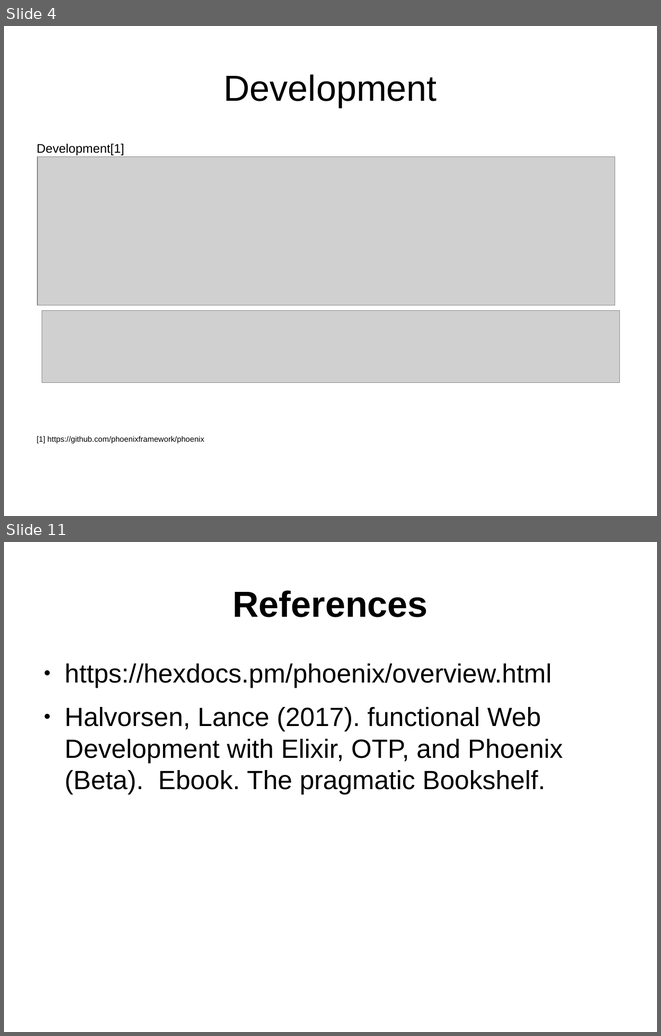
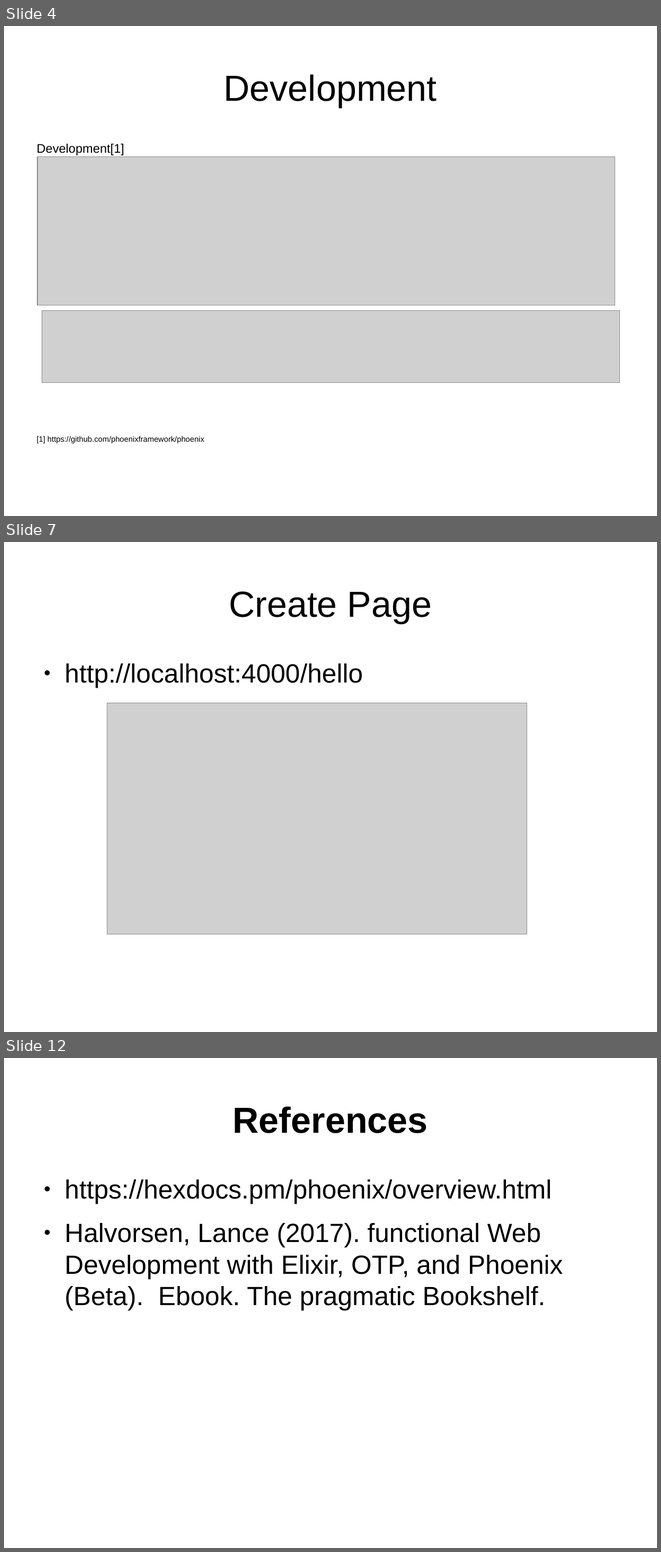
Before and after one commit to ramortegui/talks, a slide deck: phoenix-basics.odp. Shown one above the other, each under a label of ours: slides 4 and 11 before the commit, slides 4, 7 and 12 after it; the slides between them are not shown. The pictures are 661x1036 and 661x1552 pixels, drawn with LibreOffice and Linux fonts; fonts in the diff are those of the drawing; grey boxes stand for pictures. Boxes give left, top, right and bottom in pixels: in the first picture for what was removed or moved away, otherwise in the second. Text is boxed around its words. In the diff, an @@ line names an element or a change of style, - is before the commit and + after.

```diff
--- a/phoenix-basics.odp
+++ b/phoenix-basics.odp
@@ slide 7 added at <box>4,542,657,1032</box>, background #FFFFFF @@
@@ title added at <box>229,591,432,623</box>, 44 pt, text #000000 @@
+Create Page
@@ text added at <box>64,663,363,688</box>, 32 pt, text #000000 @@
+● http://localhost:4000/hello
@@ picture added at <box>107,703,527,934</box> @@
@@ what was slide 11 is now slide 12 @@
```
Also in this commit, not shown: 2 slides changed, 5 other slides added, 5 slides removed.
